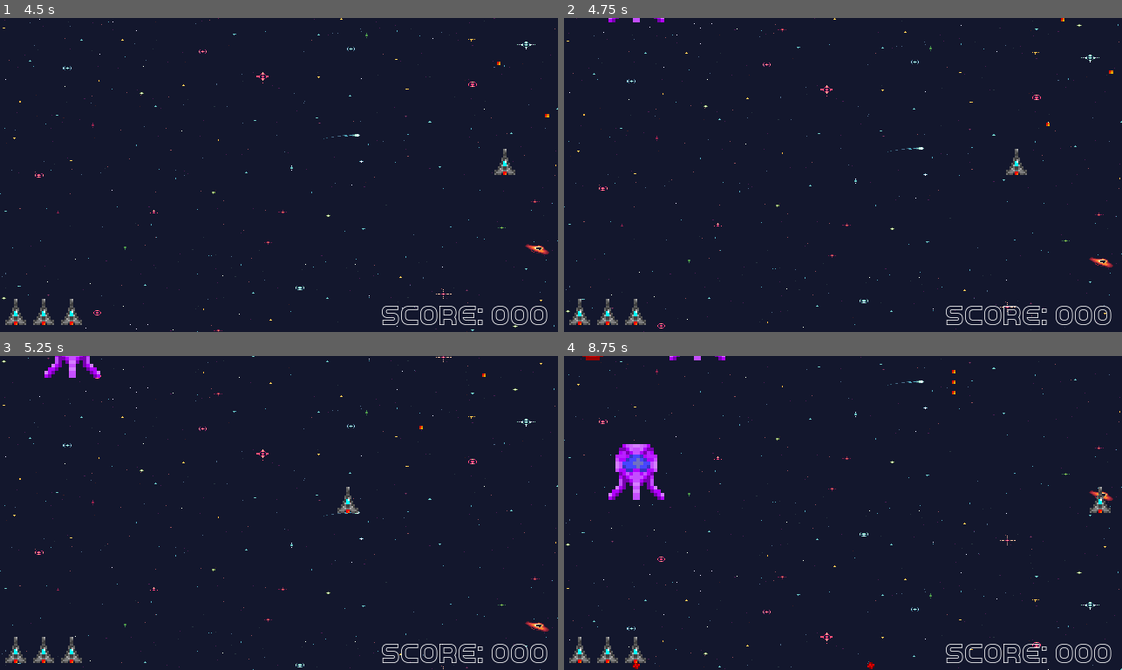
Above: before the commit, frames 1-4 (two rows, left to right).
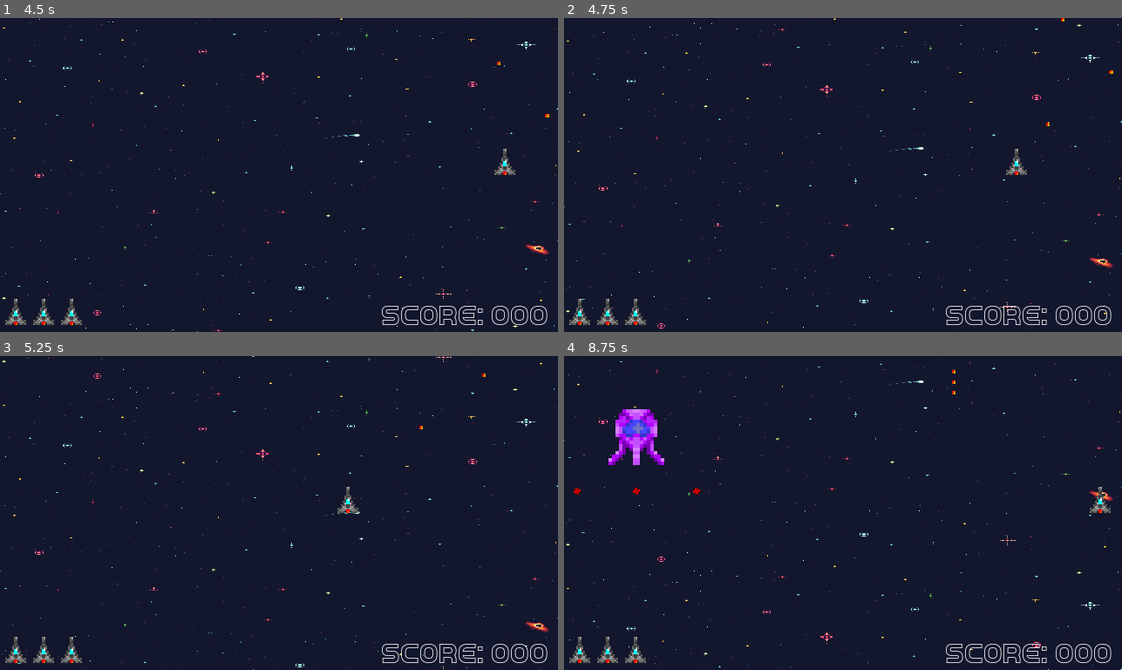
Above: after the commit, the same moments.

Repository: ARC-MON/Galaxy_Adventure
Game: Godot game, scene res://Scenes/TitleScreen.tscn
Two runs of this game, one before a commit and one after it. Both use one fixed random seed, a clock stepped at 60 frames per second and the inputs below.
Inputs:
- Up to frame 1 (4.5 s): click "Start" at 0.5 s; hold Right (ui_right) 1.28-2.03 s; hold E (Shoot) 1.28-2.03 s; hold Down (ui_down) 2.03-2.78 s; tap E (Shoot) at 2.1, 3.6 s; hold Right (ui_right) 2.78-3.53 s; hold E (Shoot) 2.78-3.53 s; hold Up (ui_up) 3.53-4.28 s; hold Left (ui_left) from 4.28 s (still down); hold E (Shoot) from 4.28 s (still down)
- Up to frame 2 (4.75 s): keep holding Left (ui_left); keep holding E (Shoot)
- Up to frame 3 (5.25 s): keep holding Left (ui_left); release E (Shoot) at 5.03 s; tap E (Shoot) at 5.1 s
- Up to frame 4 (8.75 s): release Left (ui_left) at 5.78 s; hold Down (ui_down) 5.78-6.53 s; hold E (Shoot) 5.78-6.53 s; hold Right (ui_right) 6.53-7.28 s; tap E (Shoot) at 6.6, 8.1 s; hold Up (ui_up) 7.28-8.03 s; hold E (Shoot) 7.28-8.03 s; hold Right (ui_right) from 8.03 s (still down)

Frame 1 is identical in both runs. In frame 2, less than 0.1% of the frame differs, in the area x 7-18%, y 0-2%; in frame 3, 0.4%; in frame 4, 2.1%, in the area x 1-56%, y 0-100%.

Commit message:
Game to upload

Diff:
--- a/Galaxy_Adventure/Scenes/Enemy_Generator.tscn
+++ b/Galaxy_Adventure/Scenes/Enemy_Generator.tscn
@@ -17,5 +17,5 @@
 shape = SubResource( 1 )
 
 [node name="Enemy_Spawn" type="Timer" parent="."]
-wait_time = 4.0
+wait_time = 5.0
 [connection signal="timeout" from="Enemy_Spawn" to="." method="_on_Enemy_Spawn_timeout"]
--- a/Galaxy_Adventure/project.godot
+++ b/Galaxy_Adventure/project.godot
@@ -17,7 +17,7 @@
 
 config/name="Galaxy_Adventure"
 run/main_scene="res://Scenes/TitleScreen.tscn"
-config/icon="res://icon.png"
+config/icon="res://Textures/Logo.png"
 
 [display]
 
Not shown: 5 places in Galaxy_Adventure/Scenes/MainGameScene.tscn that only renumber resources
Not shown: 2 places in Galaxy_Adventure/Scenes/TitleScreen.tscn that only renumber resources
Binary file added: Galaxy_Adventure/Textures/Logo.png
Not shown, added: Galaxy_Adventure/Textures/Logo.png.import
